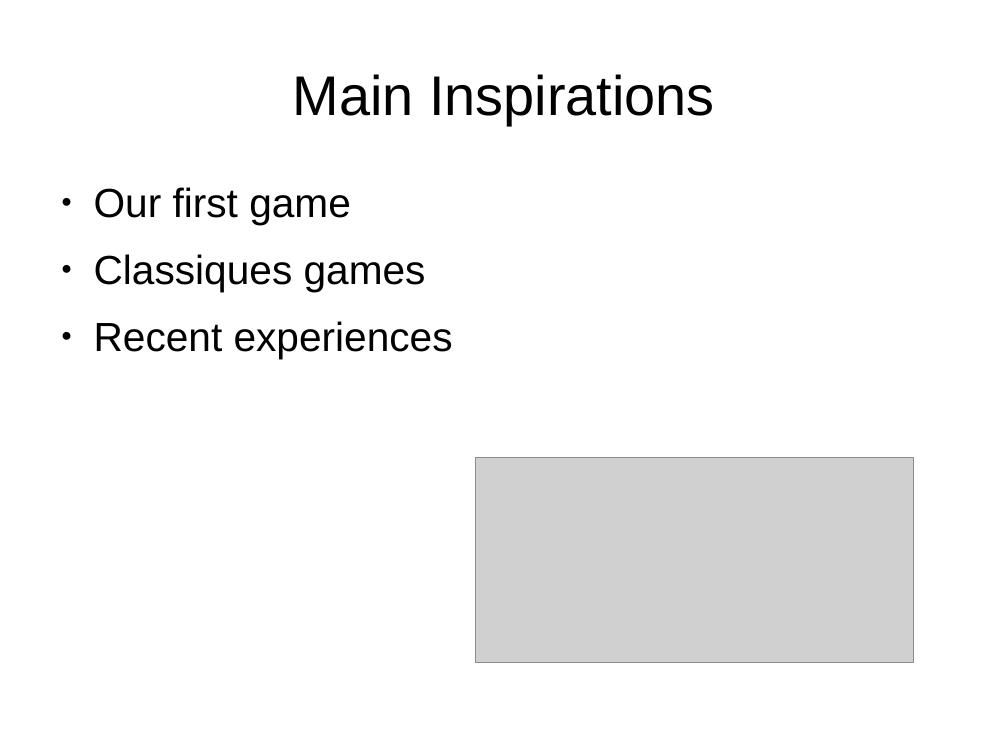
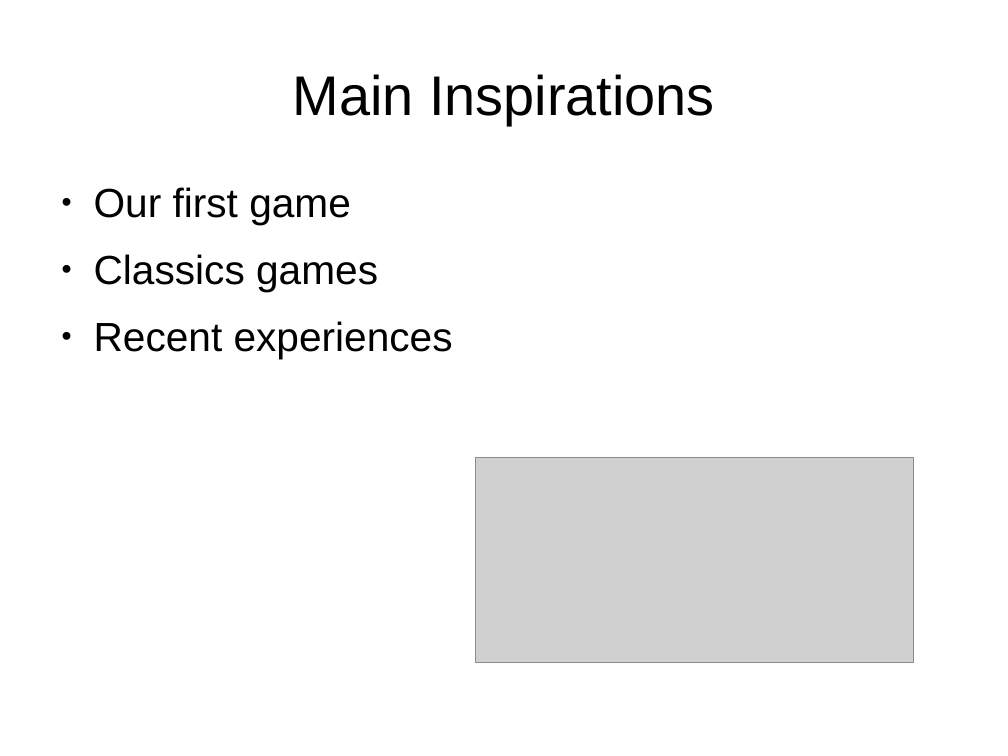
Before and after one commit to GuillaumeChamp/Second_Game, a slide deck: slide 2 of Presentation.odp. Drawn at 1008x756 pixels with LibreOffice and Linux fonts; fonts in the diff are those of the drawing; grey boxes stand for pictures. Boxes give left, top, right and bottom in pixels: in the first picture for what was removed or moved away, otherwise in the second. Text is boxed around its words. In the diff, an @@ line names an element or a change of style, - is before the commit and + after.

Commit message:
Corrected

```diff
--- a/Presentation.odp
+++ b/Presentation.odp
@@ text at [94, 254, 378, 292]: text changed @@
-● Classiques games
+● Classics games
```
